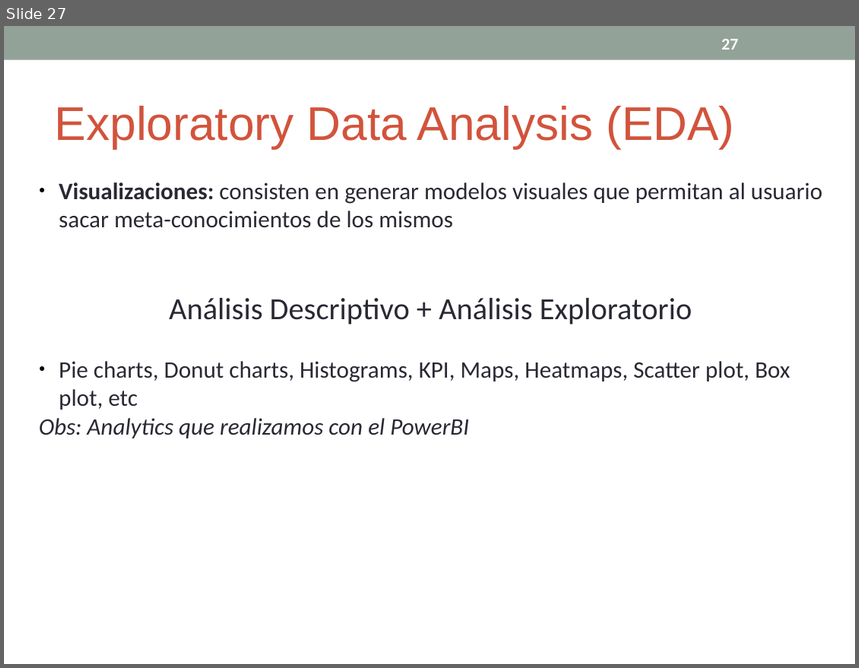
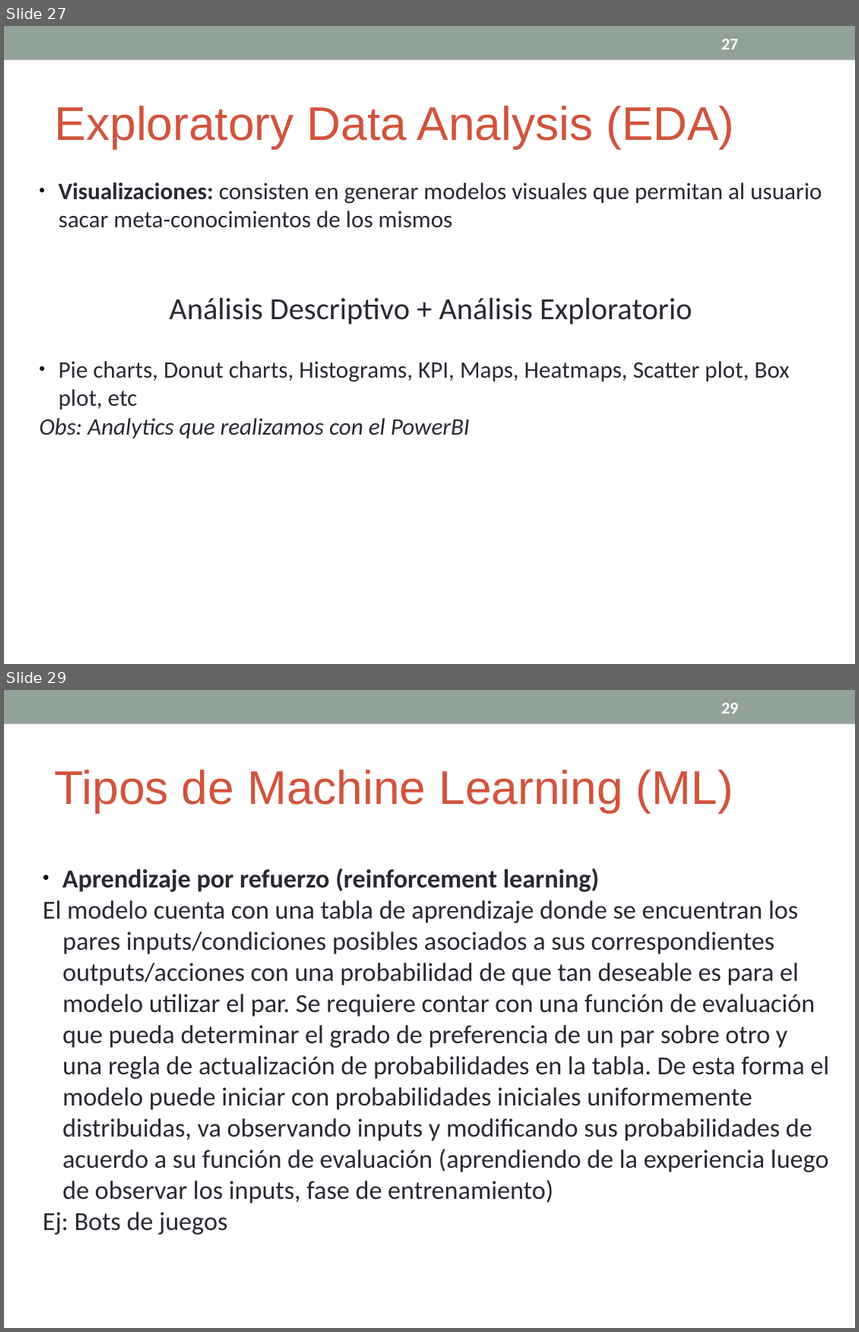
Before and after one commit to cdsparaguay/cursodwh, a slide deck: clases/DWH_Clase03.ppt. Shown one above the other, each under a label of ours: slide 27 before the commit, slides 27 and 29 after it; the slides between them are not shown. The pictures are 859x668 and 859x1332 pixels, drawn with LibreOffice and Linux fonts; fonts in the diff are those of the drawing. Boxes give left, top, right and bottom in pixels: in the first picture for what was removed or moved away, otherwise in the second. Text is boxed around its words. In the diff, an @@ line names an element or a change of style, - is before the commit and + after.

Commit message:
Se agregó teoría de modelos predictivos, scoring, training y validation

```diff
--- a/clases/DWH_Clase03.ppt
+++ b/clases/DWH_Clase03.ppt
@@ slide 29 added at [4,690,855,1328], background #FFFFFF; not listed: 1 template element that a slide beside it also shows @@
@@ page number added at [721,703,738,714], 14 pt, text #FFFFFF, bold @@
+29
@@ text added at [55,770,734,813], 40 pt, text #D2533C @@
+Tipos de Machine Learning (ML)
@@ text added at [43,869,829,1235], 22 pt, text #292934 @@
+● Aprendizaje por refuerzo (reinforcement learning)
+El modelo cuenta con una tabla de aprendizaje donde se encuentran los pares inputs/condiciones posibles asociados a sus correspondientes outputs/acciones con una probabilidad de que tan deseable es para el modelo utilizar el par. Se requiere contar con una función de evaluación que pueda determinar el grado de preferencia de un par sobre otro y una regla de actualización de probabilidades en la tabla. De esta forma el modelo puede iniciar con probabilidades iniciales uniformemente distribuidas, va observando inputs y modificando sus probabilidades de acuerdo a su función de evaluación (aprendiendo de la experiencia luego de observar los inputs, fase de entrenamiento)
+Ej: Bots de juegos
```
Also in this commit, not shown: 7 other slides changed, 7 other slides added, 1 other file.
